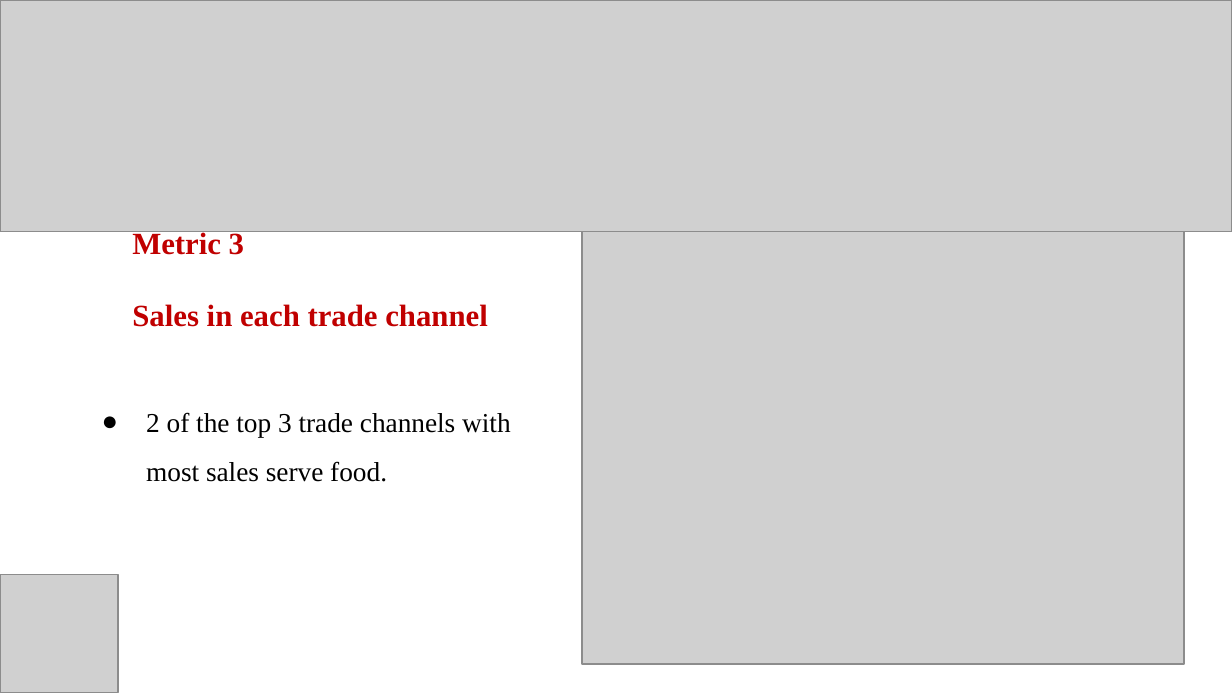
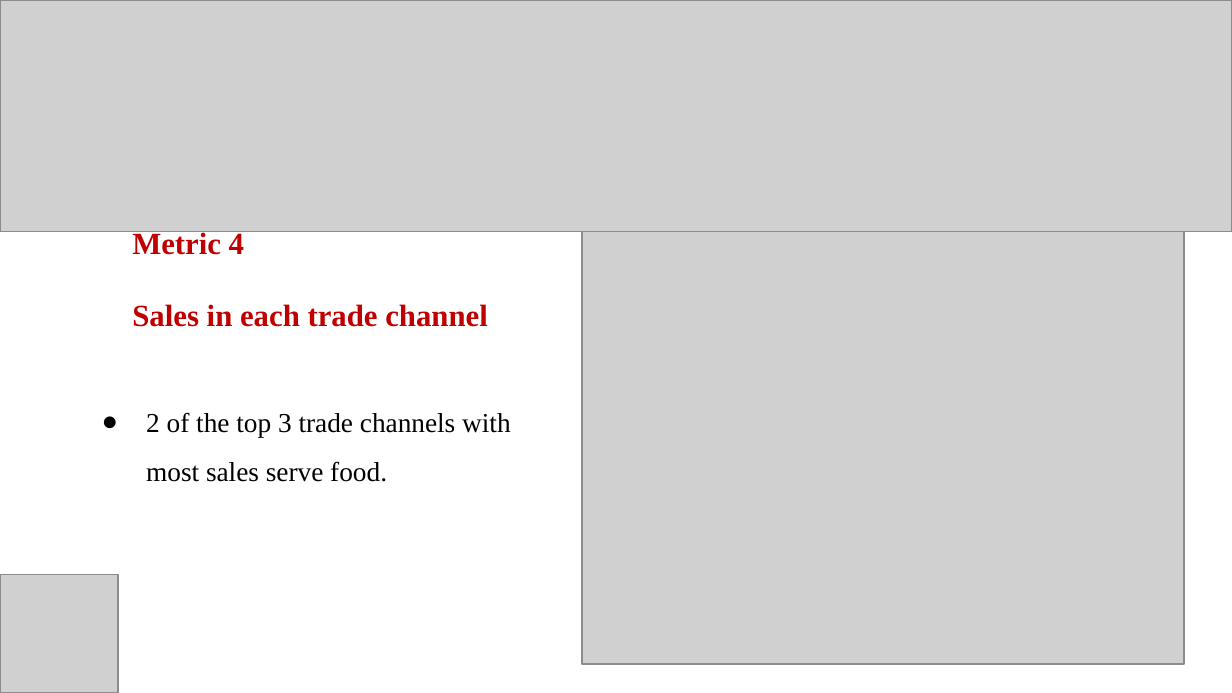
Before and after one commit to ShreyaRokati/MSBA-Capstone-Team-Submission, a slide deck: slide 11 of MSBA Capestone Presentation .pptx (slide 10 before the commit). Drawn at 1232x693 pixels with LibreOffice and Linux fonts; fonts in the diff are those of the drawing; grey boxes stand for pictures. Boxes give left, top, right and bottom in pixels: in the first picture for what was removed or moved away, otherwise in the second. Text is boxed around its words. In the diff, an @@ line names an element or a change of style, - is before the commit and + after.

```diff
--- a/MSBA Capestone Presentation .pptx
+++ b/MSBA Capestone Presentation .pptx
@@ text at [132,230,244,255]: text changed @@
-Metric 3
+Metric 4
```
Also in this commit, not shown: 8 other slides changed, 1 slide added.
